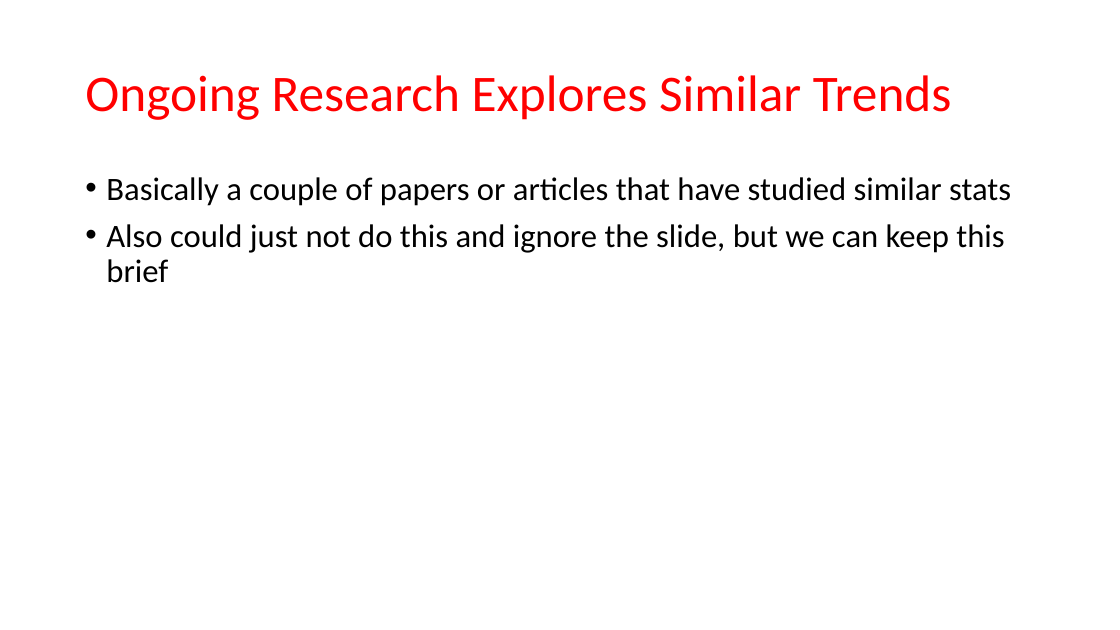
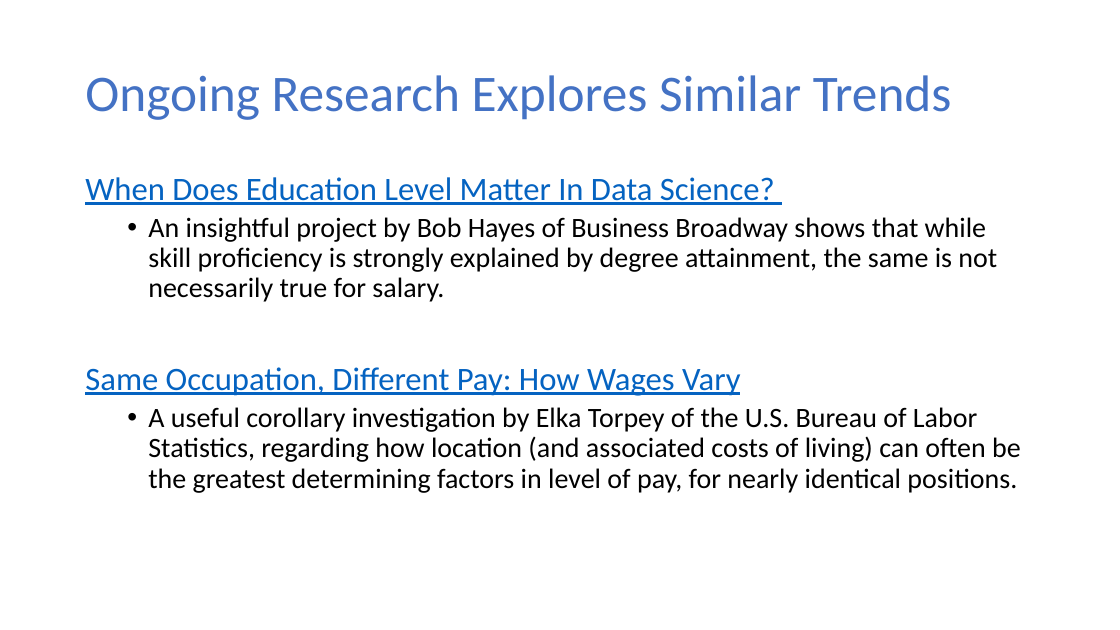
Before and after one commit to MatthewCodes/557_Final_Project, a slide deck: slide 14 of Presentation/Final Presentation.pptx. Drawn at 1120x630 pixels with LibreOffice and Linux fonts; fonts in the diff are those of the drawing. Boxes give left, top, right and bottom in pixels: in the first picture for what was removed or moved away, otherwise in the second. Text is boxed around its words. In the diff, an @@ line names an element or a change of style, - is before the commit and + after.

```diff
--- a/Presentation/Final Presentation.pptx
+++ b/Presentation/Final Presentation.pptx
@@ title "Ongoing Research Explores Similar Trends" at bbox=[85, 75, 952, 120]: text colour #FF0000 to #4472C4 @@
@@ text at bbox=[85, 177, 1021, 493]: text changed; size 28 to 24 pt @@
-• Basically a couple of papers or articles that have studied similar stats
-• Also could just not do this and ignore the slide, but we can keep this brief
+When Does Education Level Matter In Data Science?
+  • An insightful project by Bob Hayes of Business Broadway shows that while skill proficiency is strongly explained by degree attainment, the same is not necessarily true for salary.
+Same Occupation, Different Pay: How Wages Vary
+  • A useful corollary investigation by Elka Torpey of the U.S. Bureau of Labor Statistics, regarding how location (and associated costs of living) can often be the greatest determining factors in level of pay, for nearly identical positions.
```
Also in this commit, not shown: 3 other slides changed.
